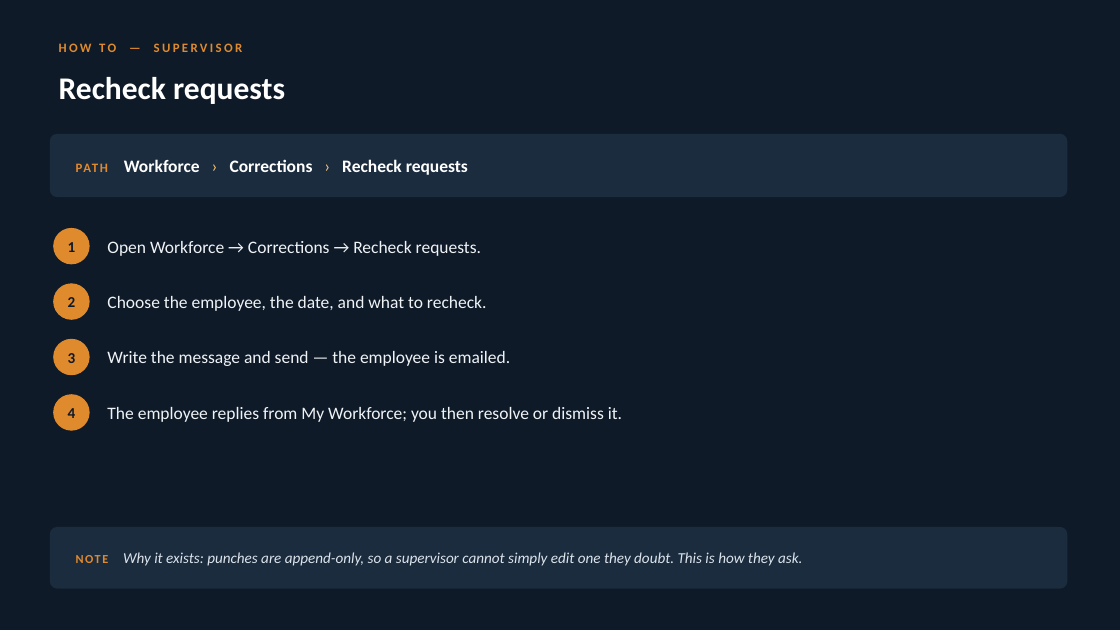
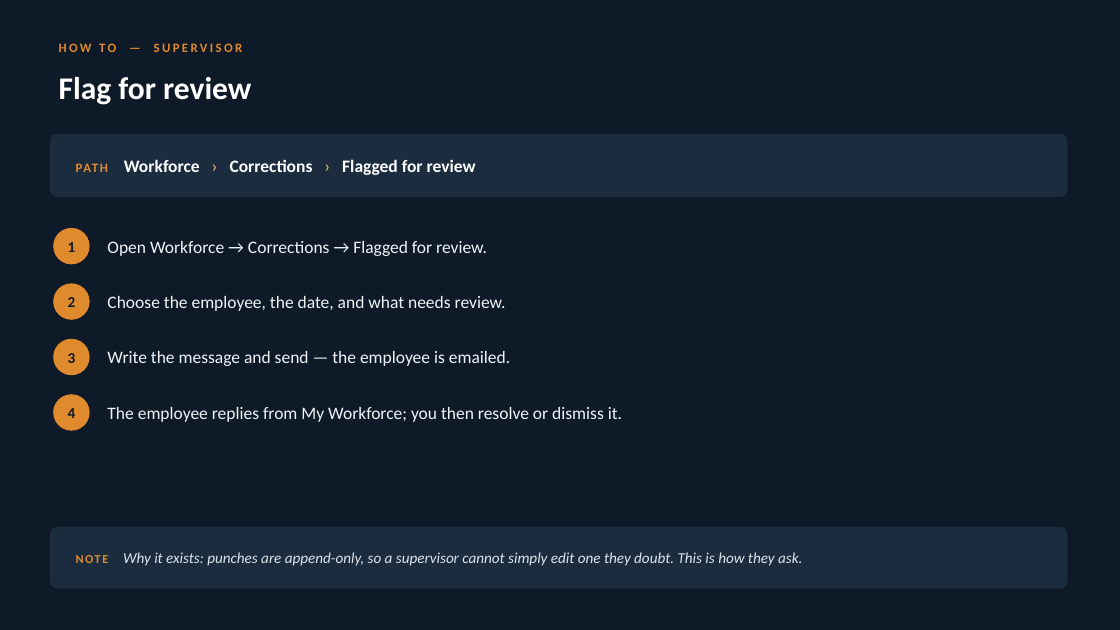
Before and after one commit to iammuniraa-wq/bpmsquare-app, a slide deck: slide 20 of docs/qa/BPMSquare_WFM_Feature_Guide.pptx. Drawn at 1120x630 pixels with LibreOffice and Linux fonts; fonts in the diff are those of the drawing. Boxes give left, top, right and bottom in pixels: in the first picture for what was removed or moved away, otherwise in the second. Text is boxed around its words. In the diff, an @@ line names an element or a change of style, - is before the commit and + after.

```diff
--- a/docs/qa/BPMSquare_WFM_Feature_Guide.pptx
+++ b/docs/qa/BPMSquare_WFM_Feature_Guide.pptx
@@ text at (59,77,251,105): text changed @@
-Recheck requests
+Flag for review
@@ text at (124,159,476,175): text changed @@
-PATH Workforce › Corrections › Recheck requests
+PATH Workforce › Corrections › Flagged for review
@@ text at (107,241,487,256): text changed @@
-Open Workforce → Corrections → Recheck requests.
+Open Workforce → Corrections → Flagged for review.
@@ text at (107,296,506,311): text changed @@
-Choose the employee, the date, and what to recheck.
+Choose the employee, the date, and what needs review.
```
Also in this commit, not shown: 2 other slides changed, 13 other files.
